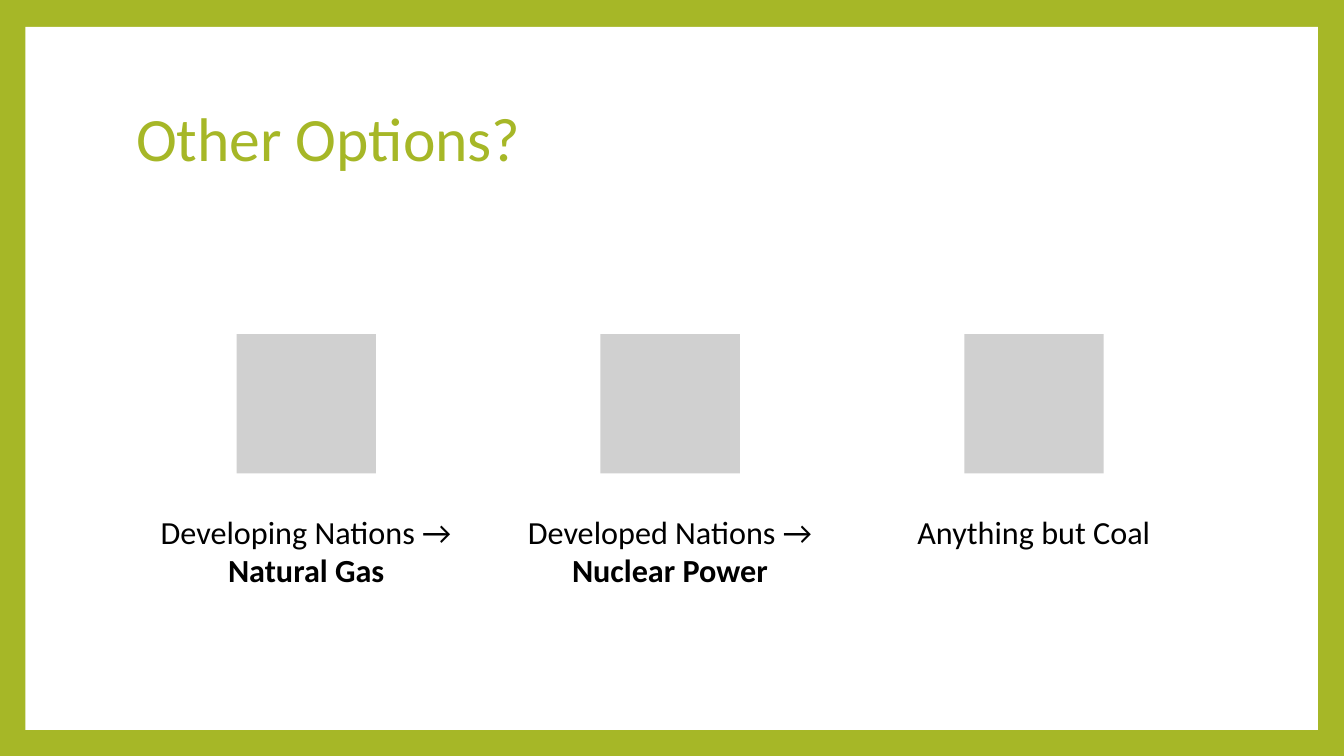
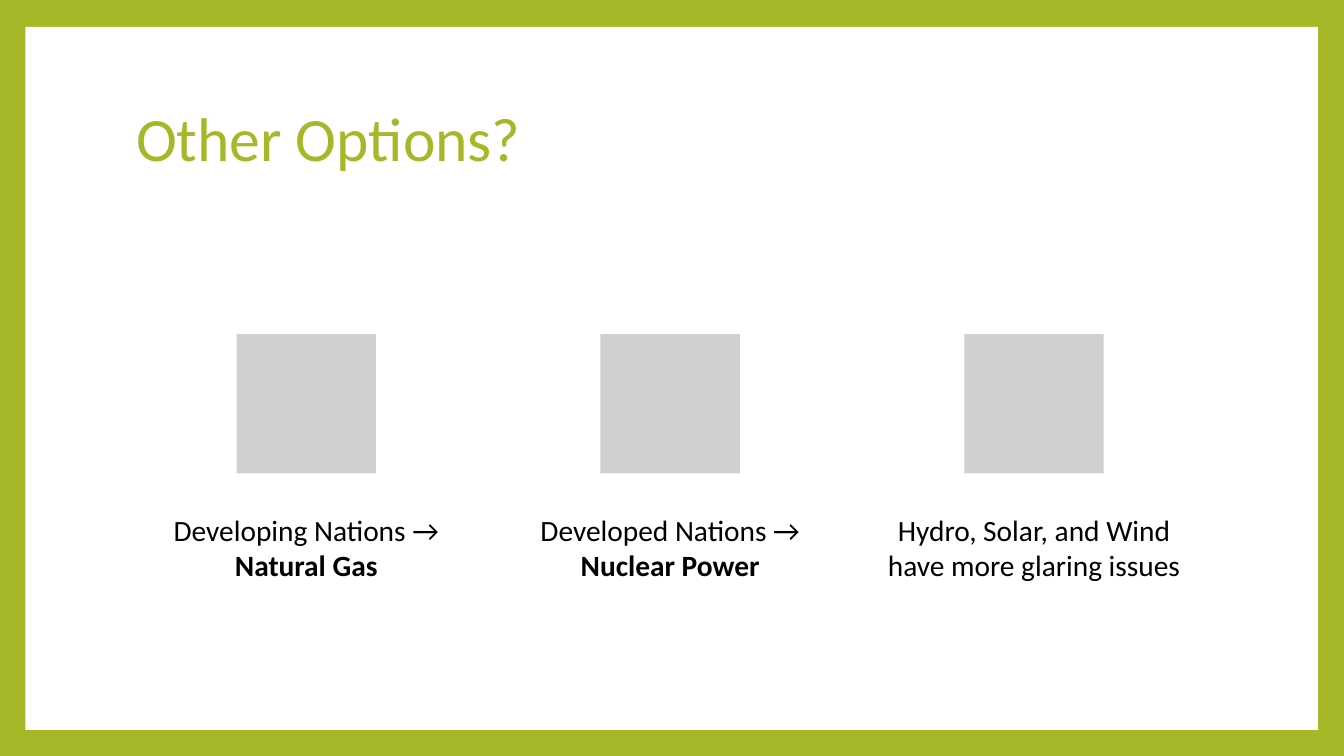
Before and after one commit to Mybiss55/DataAnalyticsProjects, a slide deck: slide 11 of Climate Change Presentation.pptx. Drawn at 1344x756 pixels with LibreOffice and Linux fonts; fonts in the diff are those of the drawing; grey boxes stand for pictures. Boxes give left, top, right and bottom in pixels: in the first picture for what was removed or moved away, otherwise in the second. Text is boxed around its words. In the diff, an @@ line names an element or a change of style, - is before the commit and + after.

```diff
--- a/Climate Change Presentation.pptx
+++ b/Climate Change Presentation.pptx
@@ text "Developing Nations → Natural Gas" at bbox=[174, 520, 406, 577]: size 23 to 21 pt @@
@@ text "Developed Nations → Nuclear Power" at bbox=[540, 520, 767, 577]: size 23 to 21 pt @@
@@ text at bbox=[888, 520, 1180, 581]: text changed; size 23 to 21 pt @@
-Anything but Coal
+Hydro, Solar, and Wind have more glaring issues
```
Also in this commit, not shown: 4 other slides changed, 1 other file.
